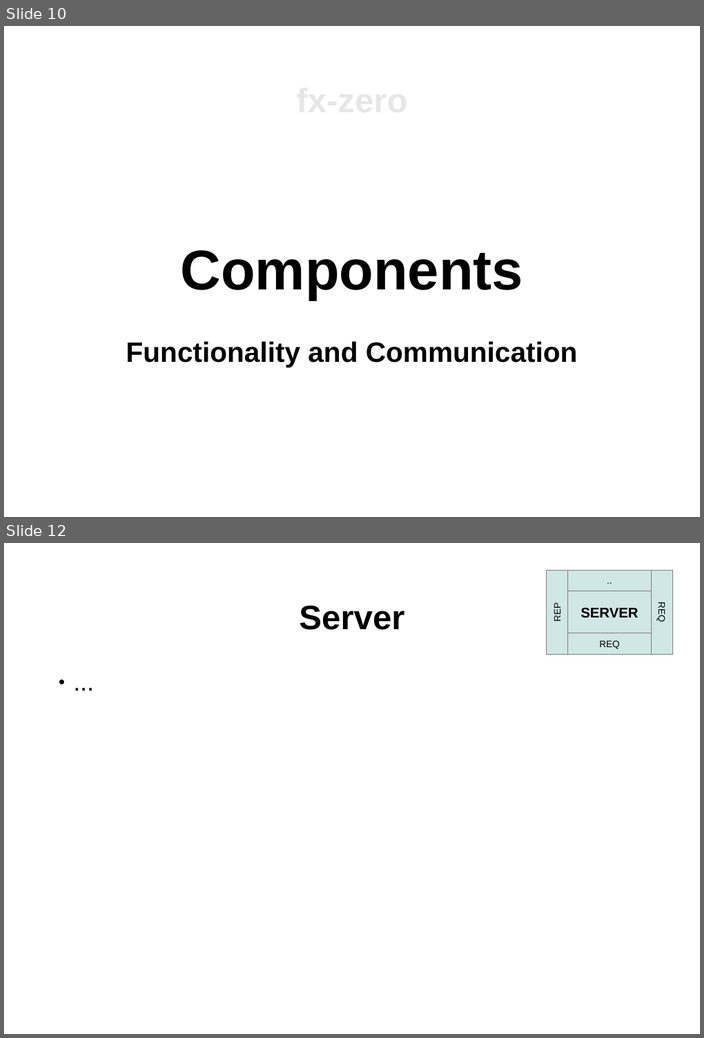
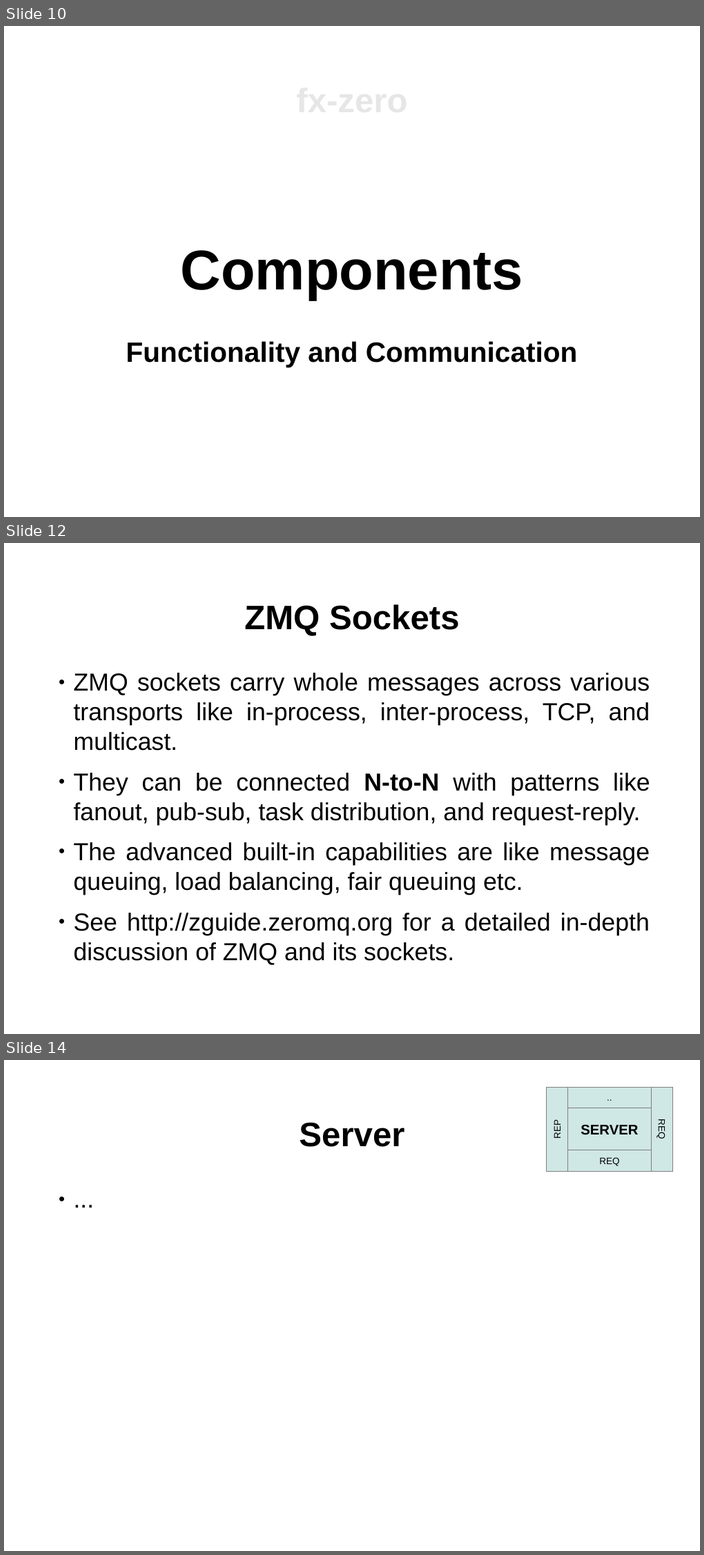
Before and after one commit to hsk81/fx-zero, a slide deck: doc/presentation/fx-zero.odp. Shown one above the other, each under a label of ours: slides 10 and 12 before the commit, slides 10, 12 and 14 after it; the slides between them are not shown. The pictures are 704x1038 and 704x1555 pixels, drawn with LibreOffice and Linux fonts; fonts in the diff are those of the drawing. Boxes give left, top, right and bottom in pixels: in the first picture for what was removed or moved away, otherwise in the second. Text is boxed around its words. In the diff, an @@ line names an element or a change of style, - is before the commit and + after.

Commit message:
Added to the presentation what components and ZMQ sockets are about and described the 'client'.

```diff
--- a/doc/presentation/fx-zero.odp
+++ b/doc/presentation/fx-zero.odp
@@ slide 12 added at (x1=4, y1=543, x2=700, y2=1034), background #FFFFFF @@
@@ title added at (x1=244, y1=604, x2=459, y2=636), 58.1 pt, text #000000, bold @@
+ZMQ Sockets
@@ text added at (x1=74, y1=673, x2=650, y2=965), 42.2 pt, text #000000 @@
+● ZMQ sockets carry whole messages across various transports like in-process, inter-process, TCP, and multicast.
+● They can be connected N-to-N with patterns like fanout, pub-sub, task distribution, and request-reply.
+● The advanced built-in capabilities are like message queuing, load balancing, fair queuing etc.
+● See http://zguide.zeromq.org for a detailed in-depth discussion of ZMQ and its sockets.
@@ what was slide 12 is now slide 14 @@
```
Also in this commit, not shown: 1 slide changed, 1 other slide added.
